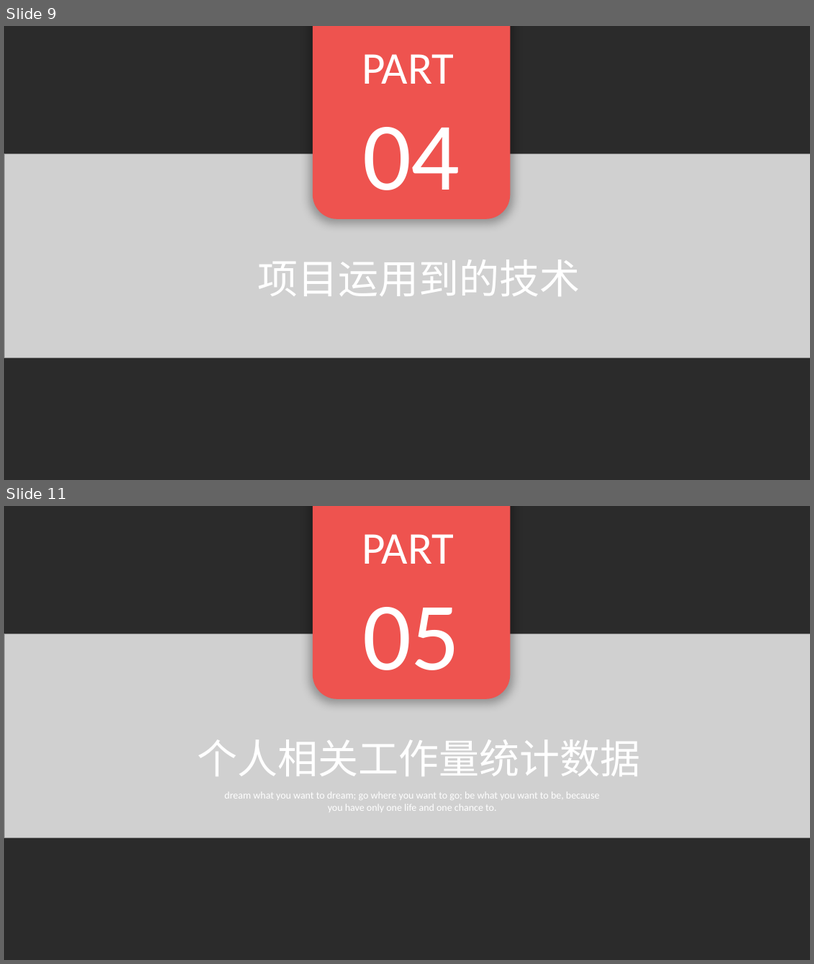
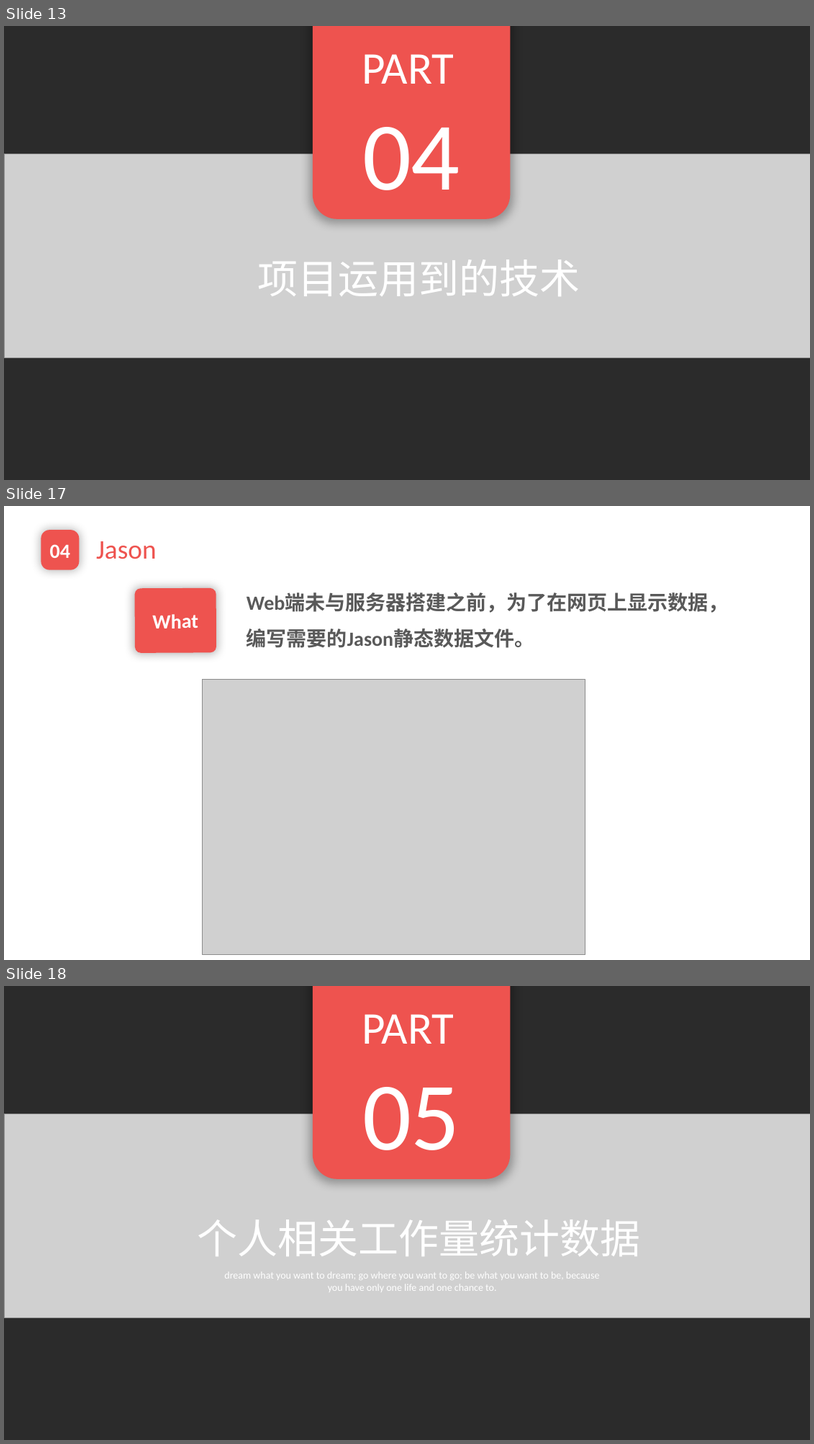
Before and after one commit to EnInternalChat/se2017, a slide deck: doc/个人汇报-焦点.pptx. Shown one above the other, each under a label of ours: slides 9 and 11 before the commit, slides 13, 17 and 18 after it; the slides between them are not shown. The pictures are 814x964 and 814x1444 pixels, drawn with LibreOffice and Linux fonts; fonts in the diff are those of the drawing; grey boxes stand for pictures; background and template pictures are left out; a plain dark background stands for a picture behind light text. Boxes give left, top, right and bottom in pixels: in the first picture for what was removed or moved away, otherwise in the second. Text is boxed around its words. In the diff, an @@ line names an element or a change of style, - is before the commit and + after.

```diff
--- a/doc/个人汇报-焦点.pptx
+++ b/doc/个人汇报-焦点.pptx
@@ slide 17 added at (4,506,810,960), background picture (left out) @@
@@ rounded rectangle added at (41,530,79,569), fill #EE534F, 24 pt, text #FFFFFF, bold @@
+04
@@ text added at (96,541,157,559), 32 pt, text #EE534F @@
+Jason
@@ rounded rectangle added at (134,588,216,653), fill #EE534F, 24 pt, text #FFFFFF, bold @@
+What
@@ text added at (247,593,729,648), 24 pt, text #595959, bold @@
+Web端未与服务器搭建之前，为了在网页上显示数据，编写需要的Jason静态数据文件。
@@ picture added at (203,680,585,955) @@
@@ what was slide 9 is now slide 13 @@
@@ what was slide 11 is now slide 18 @@
```
Also in this commit, not shown: 4 slides changed, 8 other slides added.
